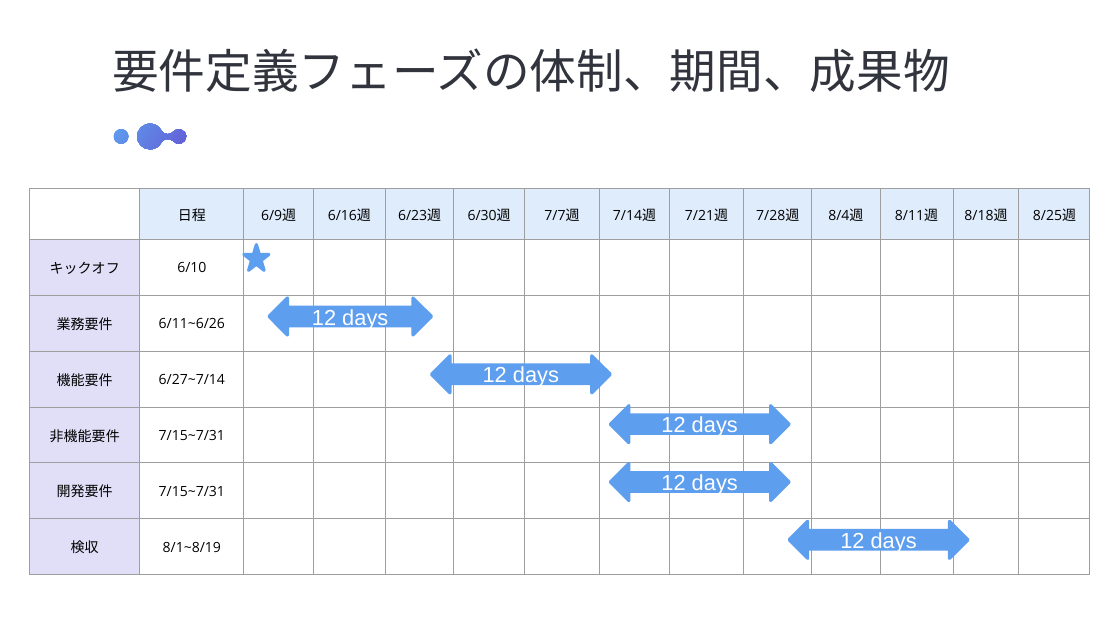
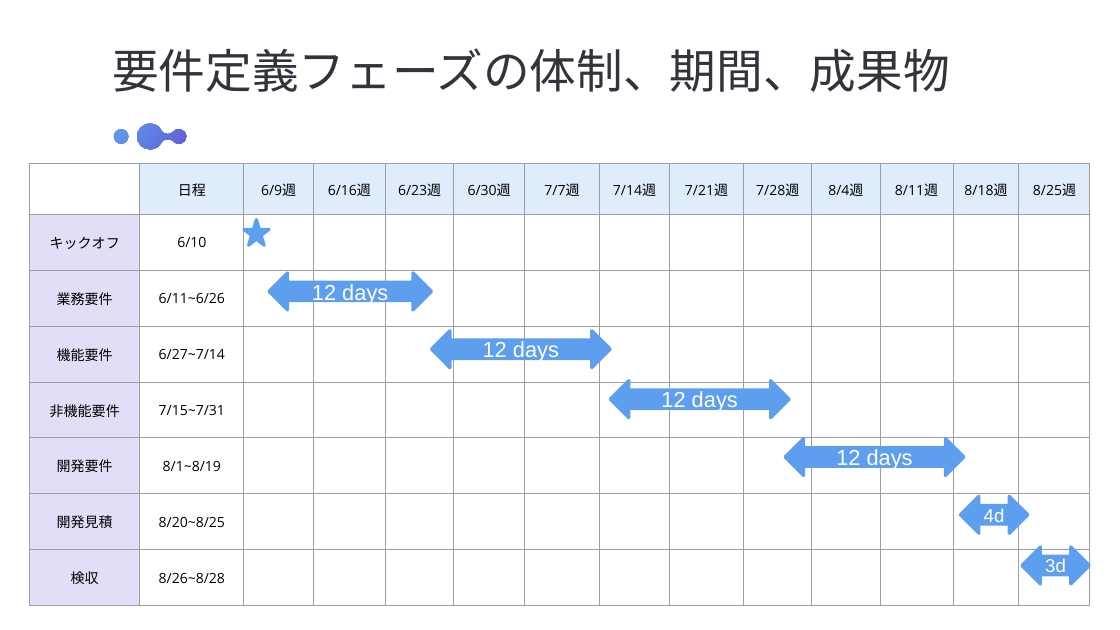
Before and after one commit to NaoyaIshizumi-Pasona/pm-cause-ec, a slide deck: slide 12 of 提案書/キックオフ_石積.pptx (slide 10 before the commit). Drawn at 1120x630 pixels with LibreOffice and Linux fonts; fonts in the diff are those of the drawing. Boxes give left, top, right and bottom in pixels: in the first picture for what was removed or moved away, otherwise in the second. Text is boxed around its words. In the diff, an @@ line names an element or a change of style, - is before the commit and + after.

```diff
--- a/提案書/キックオフ_石積.pptx
+++ b/提案書/キックオフ_石積.pptx
@@ table at (30, 164, 1089, 598) @@
-row 6: 開発要件 | 7/15~7/31 |  |  |  |  |  |  |  |  |  |  |  | 
-row 7: 検収 | 8/1~8/19 |  |  |  |  |  |  |  |  |  |  |  | 
+row 6: 開発要件 | 8/1~8/19 |  |  |  |  |  |  |  |  |  |  |  | 
+row 7: 開発見積 | 8/20~8/25 |  |  |  |  |  |  |  |  |  |  |  | 
+row 8: 検収 | 8/26~8/28 |  |  |  |  |  |  |  |  |  |  |  | 
@@ table: place and size @@
-table at (30, 188, 1089, 567)
+table at (30, 164, 1089, 598)
@@ 3 left right arrows, 1 star: place and size @@
-3 left right arrows, 1 star at (244, 244, 790, 442)
+3 left right arrows, 1 star at (244, 220, 790, 418)
@@ left right arrow "12 days": place and size @@
-left right arrow "12 days" at (610, 464, 790, 501)
+left right arrow "12 days" at (785, 438, 964, 475)
@@ left right arrow "4d": place and size @@
-left right arrow "4d" at (790, 521, 969, 558)
+left right arrow "4d" at (960, 496, 1027, 533)
@@ text in left right arrow at (984, 508, 1005, 526): text changed; size 14 to 12 pt @@
-12 days
+4d
@@ left right arrow added at (1021, 547, 1089, 584), fill #5E9EEE, outline #5E9EEE 2 pt, 12 pt, text #FFFFFF @@
+3d
```
Also in this commit, not shown: 10 other slides changed, 3 slides added, 1 slide removed, 2 other files.
